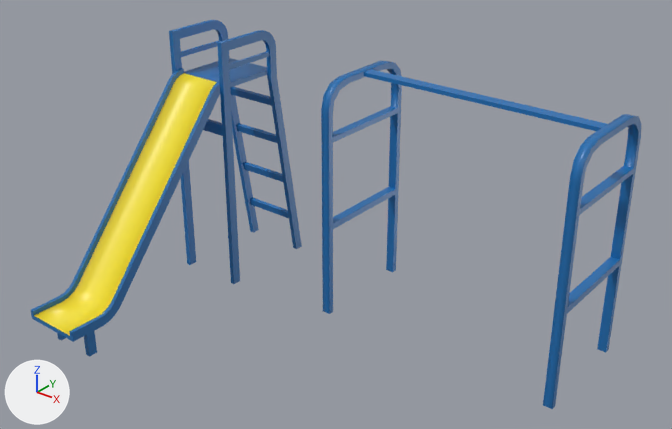
The glTF model public/assets/outdoor/park stuff/playground/Untitled.glb as it was, and as the next commit left it.
Both versions are drawn from a 50 mm camera at (-7.32, -4.96, 7.32) aimed at (-14.18, 3.6, 2.01). Every picture has the same lights, and +X, +Y and +Z are marked at lower left. The older version comes first. Where no turn or scale is listed for an object, it has been applied to the vertices.

Names of what the first picture shows: 'Slide', 'Swing Body A'.
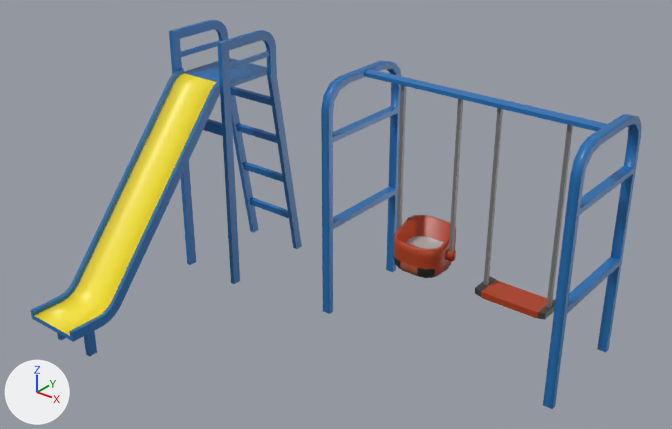
The newer file is also turned or shifted as a whole; pictures and numbers use the older file's frame.

Changed parts and their boxes (x1, y1, x2, y2) in the pictures (672 x 429 px):
'Swing Infant', added: after (393, 85, 463, 278)
'Swing 1', added: after (475, 108, 573, 319)

Edits to the bpy script that builds the scene:
```text
Add me_plane_437:
    me_plane_437.from_pydata(...)  # 170 vertices, 308 faces; spans x -0.5..0.5, y -0.38..0.38, z -2.62..0.02
    me_plane_437.materials.append(mat_material_002)  # picture img_vnbpalette
Add me_plane_017:
    me_plane_017.from_pydata(...)  # 40 vertices, 60 faces; spans x -0.53..0.53, y -0.2..0.2, z -2.67..0.02
    me_plane_017.materials.append(mat_material_002)  # picture img_vnbpalette
Add ob_swing_infant:
    ob_swing_infant = bpy.data.objects.new('Swing Infant', me_plane_437)
    ob_swing_infant.location = (-13.68, 5.0, 3.44)
Add ob_swing_1:
    ob_swing_1 = bpy.data.objects.new('Swing 1', me_plane_017)
    ob_swing_1.location = (-12.18, 5.0, 3.44)
```
